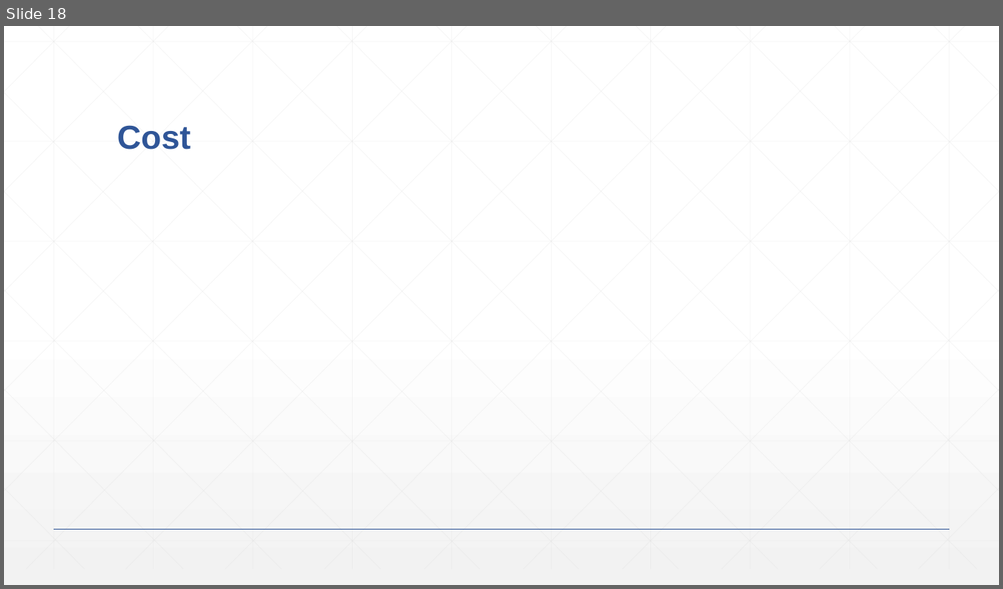
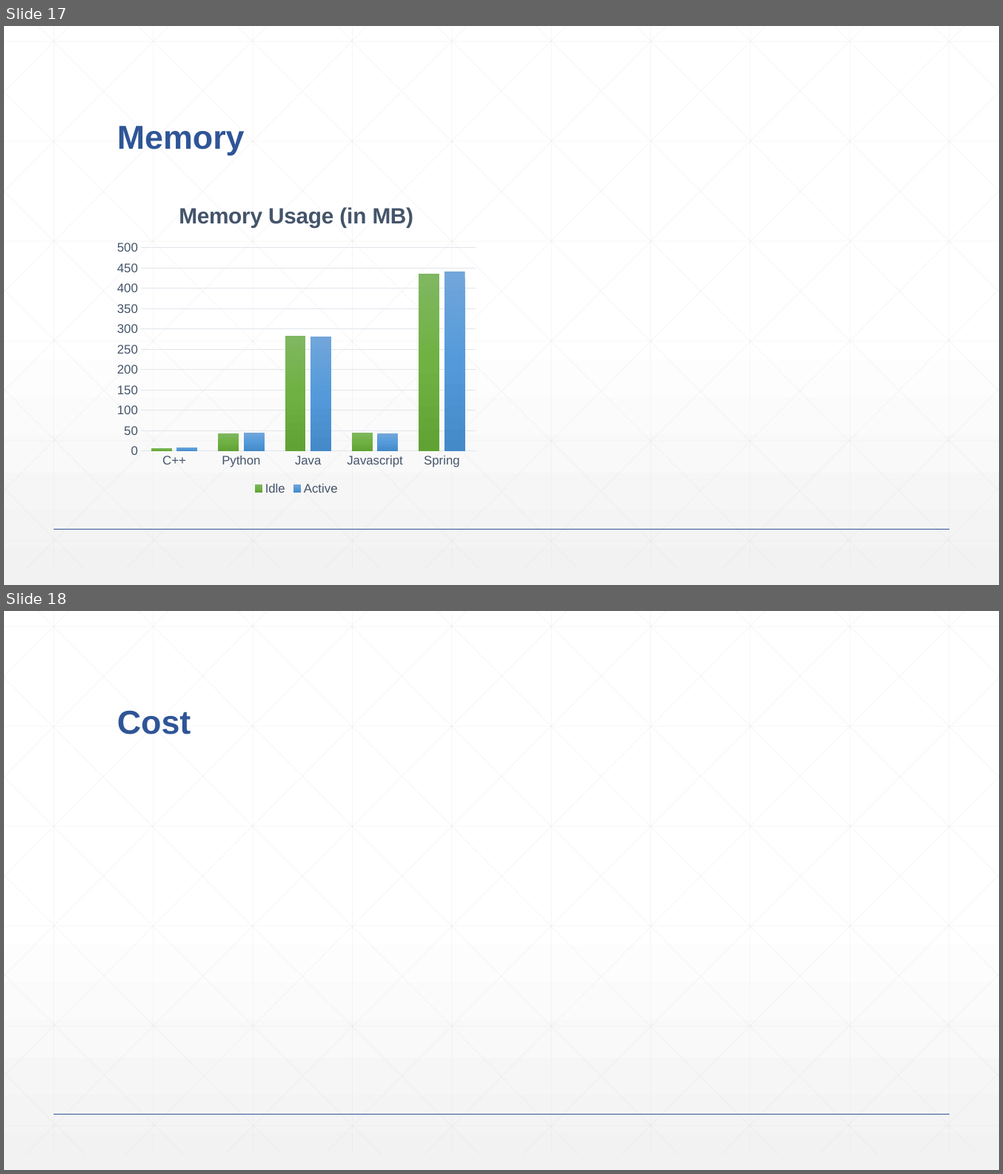
Before and after one commit to lexibrown/Skydot, a slide deck: documentation/presentation.pptx. Shown one above the other, each under a label of ours: slide 18 before the commit, slides 17 and 18 after it. The pictures are 1003x589 and 1003x1174 pixels, drawn with LibreOffice and Linux fonts; fonts in the diff are those of the drawing. Boxes give left, top, right and bottom in pixels: in the first picture for what was removed or moved away, otherwise in the second. Text is boxed around its words. In the diff, an @@ line names an element or a change of style, - is before the commit and + after.

```diff
--- a/documentation/presentation.pptx
+++ b/documentation/presentation.pptx
@@ slide 17 added at box(4, 26, 999, 585), background gradient #FFFFFF to #F2F2F2; not listed: 47 template elements that a slide beside it also shows @@
@@ title added at box(117, 126, 244, 156), 32 pt, text #2F5597, bold @@
+Memory
@@ column chart added at box(110, 188, 483, 499) @@
+title "Memory Usage (in MB) "
+categories: C++, Python, Java, Javascript, Spring
+Idle: 10, 40, 280, 50, 440
+Active: 10, 40, 280, 40, 440
```
Also in this commit, not shown: 12 slides changed, 3 other slides added, 8 slides removed, 9 other files.
